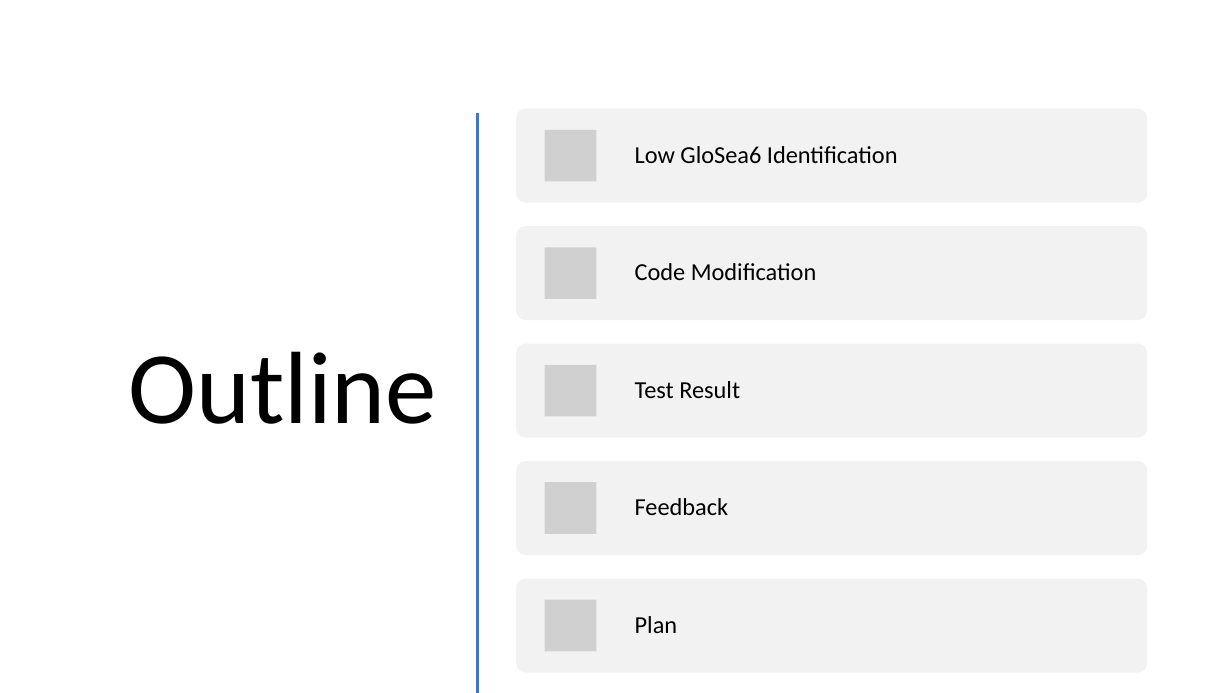
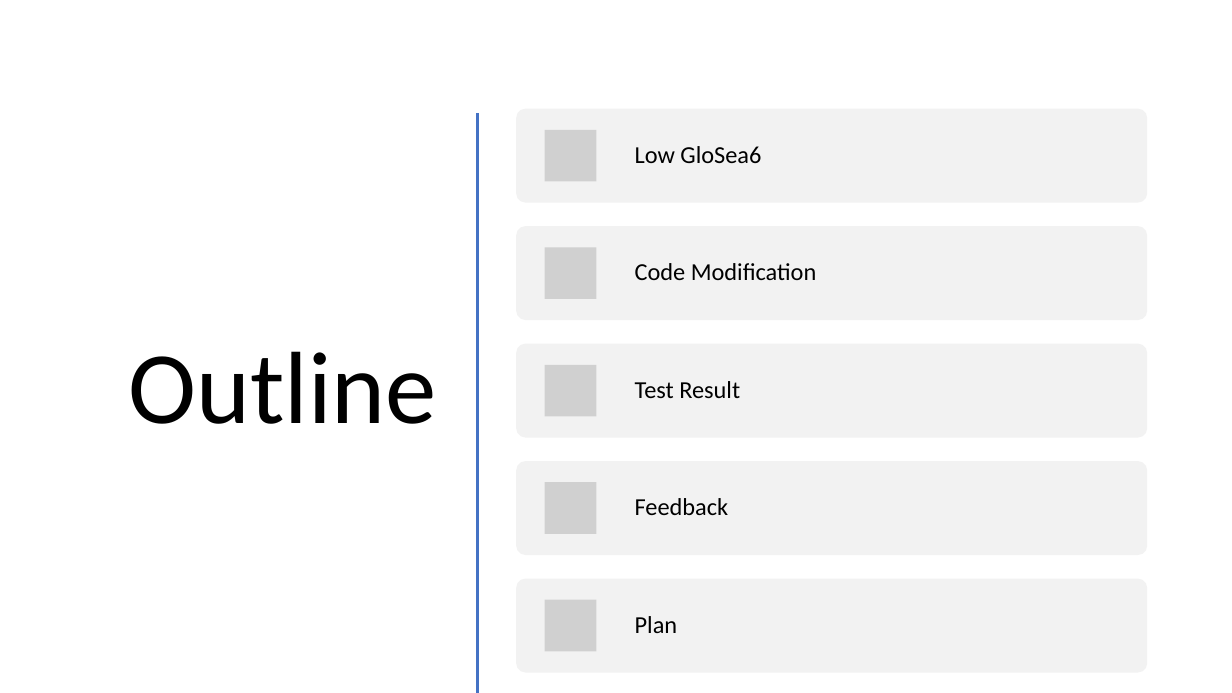
Before and after one commit to dhanifudin/presentation, a slide deck: slide 2 of KMITI.pptx. Drawn at 1232x693 pixels with LibreOffice and Linux fonts; fonts in the diff are those of the drawing; grey boxes stand for pictures. Boxes give left, top, right and bottom in pixels: in the first picture for what was removed or moved away, otherwise in the second. Text is boxed around its words. In the diff, an @@ line names an element or a change of style, - is before the commit and + after.

```diff
--- a/KMITI.pptx
+++ b/KMITI.pptx
@@ text at bbox=[635, 146, 761, 163]: text changed @@
-Low GloSea6 Identification
+Low GloSea6
```
Also in this commit, not shown: 4 other slides changed.
